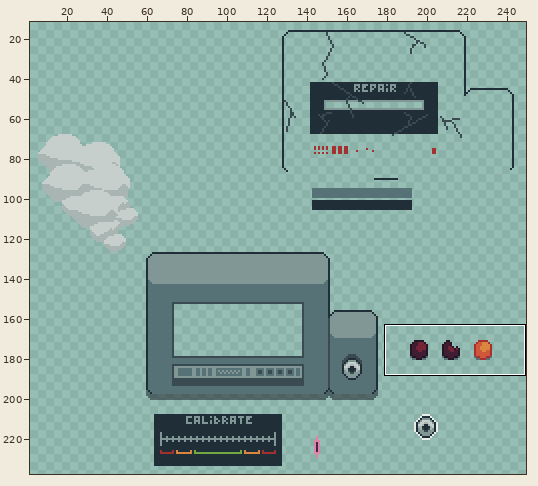
One commit to this pixel-art file: Assets/Textures/Calibration Module.aseprite. Above: a wide view before the commit, with the close-up outlined.
Close-up. Before the edit:
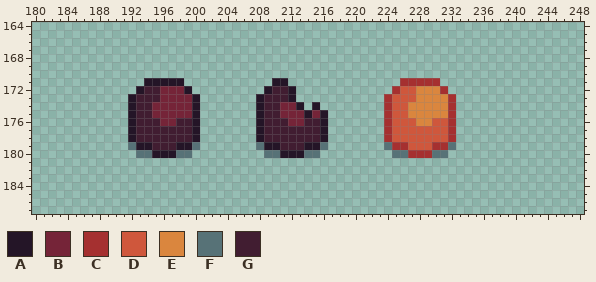
256x256 pixels, 1 frame. Shown: x 180..248, y 164..187. The wide view leaves out empty margins.
Visible layers, top first: "Bulb off", "Bulb broken", "Bulb On", "Cursor", "Screen Text", "Screen", "Broken Smoke", "Repair Bar", "Broken Screen", "Broken Module", "Selected Nut", "Module", "Shadow" opacity 50%.
Palette (. is transparent): A #241527  B #752438  C #a53030  D #cf573c  E #da863e  F #577277  G #411d31
Pixels before, first column x 192:
171 ..AAAAA...........AA..............CCCCC..
172 .AGGBBBA.........AGGA............CDDEEEC.
173 AGGGBBBBA.......AGGGA...........CDDDEEEEC
174 AGGBBBBBA.......AGGBBA.A........CDDEEEEEC
175 AGGBBBBBA.......AGGBBBABA.......CDDEEEEEC
176 AGGGBBGGA.......AGGGBBGGA.......CDDDEEDDC
177 AGGGGGGGA.......AGGGGGGGA.......CDDDDDDDC
178 AGGGGGGGA.......AGGGGGGGA.......CDDDDDDDC
179 FAAGGGAAF.......FAAGGGAAF.......FCCDDDCCF
180 .FFAAAFF.........FFAAAFF.........FFCCCFF.
After:
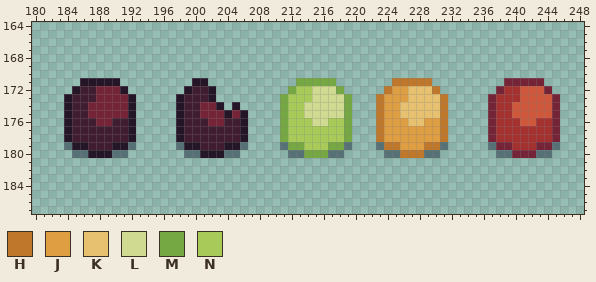
Colours new in this view: H #be772b  J #de9e41  K #e8c170  L #d0da91  M #75a743  N #a8ca58
What changed:
layer "Bulb" added
layer "Bulb On" removed
layer "Bulb broken" removed
layer "Bulb off" removed
Changed rows in their new state; - is an unchanged pixel.
first column x 184:
171 --AAAAA---.....-AA--------..-MMMMM-------HHHHH.--------BBBBB--
172 -AGGBBBA-......-GGA------...MNNLLLM-----HJJKKKH.------BCCDDDB-
173 AGGGBBBB-.....AGGGA-----...MNNNLLLLM---HJJJKKKKH.----BCCCDDDDB
174 AGGBBBBB-.....AGGBBA-A--...MNNLLLLLM---HJJKKKKKH.----BCCDDDDDB
175 AGGBBBBB-.....AGGBBBABA-...MNNLLLLLM---HJJKKKKKH.----BCCDDDDDB
176 AGGGBBGG-.....A-GGBBGGA-...MNNNLLNNM---HJJJKKJJH.----BCCCDDCCB
177 AGGGGGGG-.....A-GGGGGGA-...MNNNNNNNM---HJJJJJJJH.----BCCCCCCCB
178 AGGGGGGG-.....A-GGGGGGA-...MNNNNNNNM---HJJJJJJJH.----BCCCCCCCB
179 FAAGGGAA-.....F-AGGGAAF-...FMMNNNMMF---FHHJJJHHF.----FBBCCCBBF
180 -FFAAAFF-......-FAAAFF---...FFMMMFF-----F-HHHF-.------FFBBBFF-
Where, in picture pixels (left, top, right, bottom), the same in both close-ups:
changed: (64, 78, 456, 158)
added: (488, 78, 560, 158)
